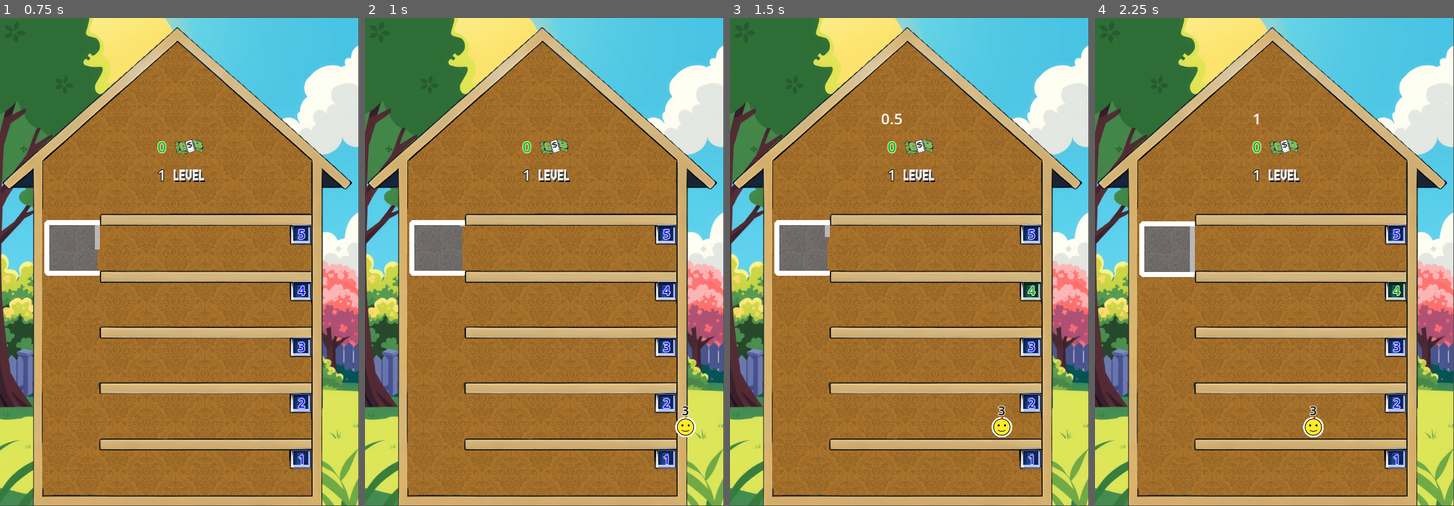
Above: before the commit, frames 1-4 (left to right).
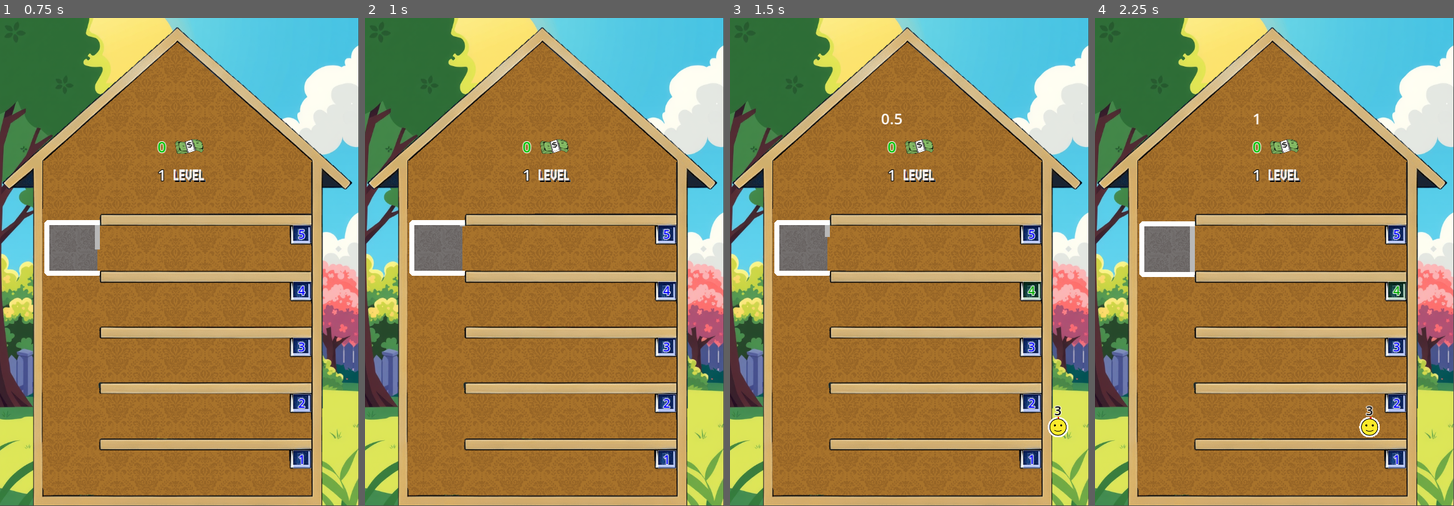
Above: after the commit, the same moments.

Repository: gilad905/elevator-boy
Game: Godot game, scene res://scenes/main.tscn
Same seed, same stepped clock (60 frames per second), same inputs: the game is played once before the commit and once after it.
Inputs:
- Up to frame 1 (0.75 s): tap Enter at 0.5 s; hold Up (elevator_move_up) from 0.53 s (still down); tap Space (door_toggle) at 0.6 s
- Up to frame 2 (1 s): keep holding Up (elevator_move_up)
- Up to frame 3 (1.5 s): release Up (elevator_move_up) at 1.28 s; hold Down (elevator_move_down) from 1.28 s (still down); tap A (time_scale_decrease) at 1.35 s
- Up to frame 4 (2.25 s): release Down (elevator_move_down) at 2.03 s; hold Up (elevator_move_up) from 2.03 s (still down); hold Q (time_scale_increase) from 2.03 s (still down)

Frame 1 is identical in both runs. In frame 2, 0.2% of the frame differs, in the area x 86-93%, y 79-86%; in frame 3, 0.5%; in frame 4, 0.5%, in the area x 57-80%, y 79-86%.

Commit message:
game over shows level; attempts to fix reached_dest (not done)

Diff:
--- a/scenes/floor.tscn
+++ b/scenes/floor.tscn
@@ -5,7 +5,7 @@
 [ext_resource type="Script" path="res://scripts/floor_num.gd" id="3_bkimy"]
 
 [sub_resource type="RectangleShape2D" id="RectangleShape2D_euo4v"]
-size = Vector2(225, 58)
+size = Vector2(285, 50)
 
 [node name="Floor" type="Area2D"]
 monitoring = false
@@ -37,8 +37,7 @@
 border_color = Color(1, 1, 1, 0.364706)
 
 [node name="TouchScreenButton" type="TouchScreenButton" parent="."]
-position = Vector2(112.5, 31)
+position = Vector2(80, 38)
 shape = SubResource("RectangleShape2D_euo4v")
-shape_visible = false
 
 [connection signal="pressed" from="TouchScreenButton" to="." method="_on_touched"]
--- a/scenes/main.tscn
+++ b/scenes/main.tscn
@@ -133,11 +133,13 @@
 text = "0"
 horizontal_alignment = 1
 vertical_alignment = 1
+metadata/_edit_lock_ = true
 
 [node name="Icon" type="Sprite2D" parent="HUD/Money"]
 position = Vector2(49, 11)
 scale = Vector2(0.306287, 0.306287)
 texture = ExtResource("10_sj0jc")
+metadata/_edit_lock_ = true
 
 [node name="Level" type="Label" parent="HUD"]
 offset_top = 60.0
@@ -153,16 +155,19 @@
 position = Vector2(49, 12)
 scale = Vector2(0.415494, 0.489553)
 texture = ExtResource("11_pd4if")
+metadata/_edit_lock_ = true
 
 [node name="OverlayPrompt" type="Label" parent="."]
 visible = false
 top_level = true
-offset_left = 104.0
-offset_top = 236.0
-offset_right = 287.0
-offset_bottom = 289.0
-theme_override_font_sizes/font_size = 38
-text = "YOU LOSE"
+anchors_preset = 15
+anchor_right = 1.0
+anchor_bottom = 1.0
+grow_horizontal = 2
+grow_vertical = 2
+theme_override_font_sizes/font_size = 24
+text = "You're in {}$ debt!
+You reached level {}"
 horizontal_alignment = 1
 vertical_alignment = 1
 
--- a/scripts/elevator.gd
+++ b/scripts/elevator.gd
@@ -59,7 +59,8 @@
 	return _position
 
 func remove_persons_in_dest() -> void:
-	var was_removed = false
+	var was_removed: bool = false
+	var person_reached_tween
 	for person in $Persons.get_children():
 		if person.dest == current_floor_num:
 			was_removed = true
@@ -67,10 +68,12 @@
 				get_node("/root/Main/HUD").increment_money(false)
 				$Persons.remove_child(person)
 			else:
-				person.show_reached_dest()
+				person_reached_tween = person.show_reached_dest()
 				get_node("/root/Main/HUD").increment_money(true)
-
+			# person.reparent(get_node("/root/Main/Persons"))
 	if was_removed:
+		if person_reached_tween:
+			await person_reached_tween.finished
 		update_person_positions()
 
 func is_floor_in_bounds(floor_num: int) -> bool:
--- a/scripts/main.gd
+++ b/scripts/main.gd
@@ -1,5 +1,6 @@
 extends Node2D
 
+var game_over_prompt: String = "GAME OVER\nYOU'RE IN %s$ DEBT\nYOU REACHED LEVEL %s"
 var current_level = 1
 @export var person_timer_level_decrease_sec: float = 1.0
 
@@ -49,6 +50,7 @@
 	_floor.enter_elevator_next()
 
 func _on_debt_reached() -> void:
+	$OverlayPrompt.text = game_over_prompt % [-$HUD.lose_on_debt, current_level]
 	$OverlayPrompt.show()
 	var tween = create_tween().tween_property(self, "modulate", Color("4f4f4f"), 1)
 	await tween.finished
--- a/scripts/person.gd
+++ b/scripts/person.gd
@@ -70,6 +70,5 @@
 	tween.tween_property(self, "modulate:a", 0, timeout_reached_duration)
 	for type in ["x", "y"]:
 		tween.tween_property($Checkmark, "scale:" + type, new_scale, timeout_reached_duration)
-	await tween.finished
-	get_parent().remove_child(self)
-	self.queue_free()
+	tween.finished.connect(queue_free)
+	return tween
